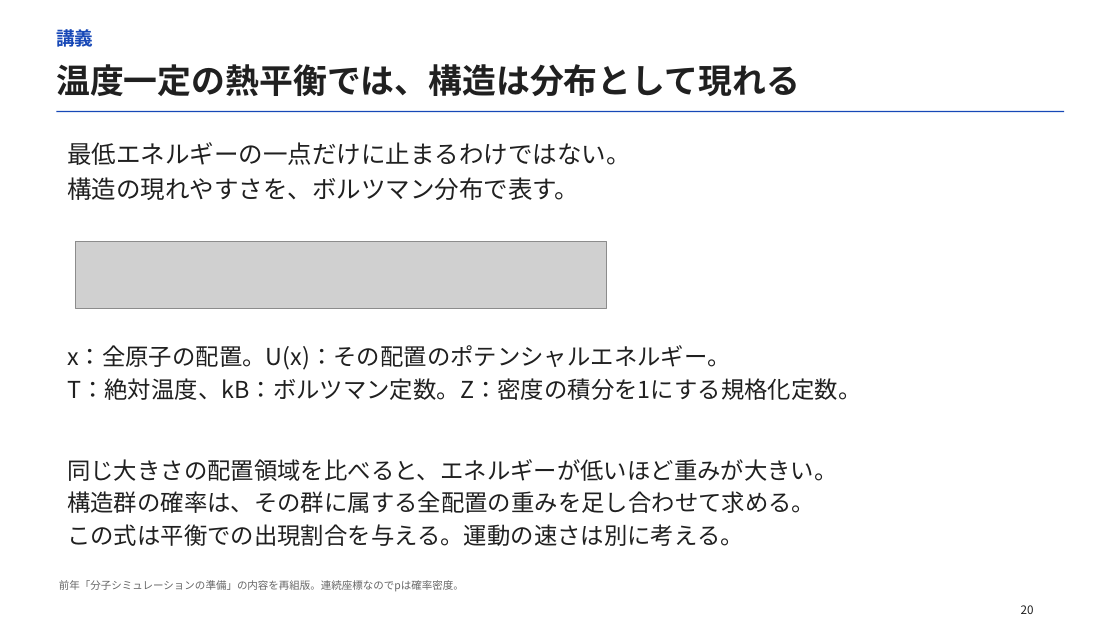
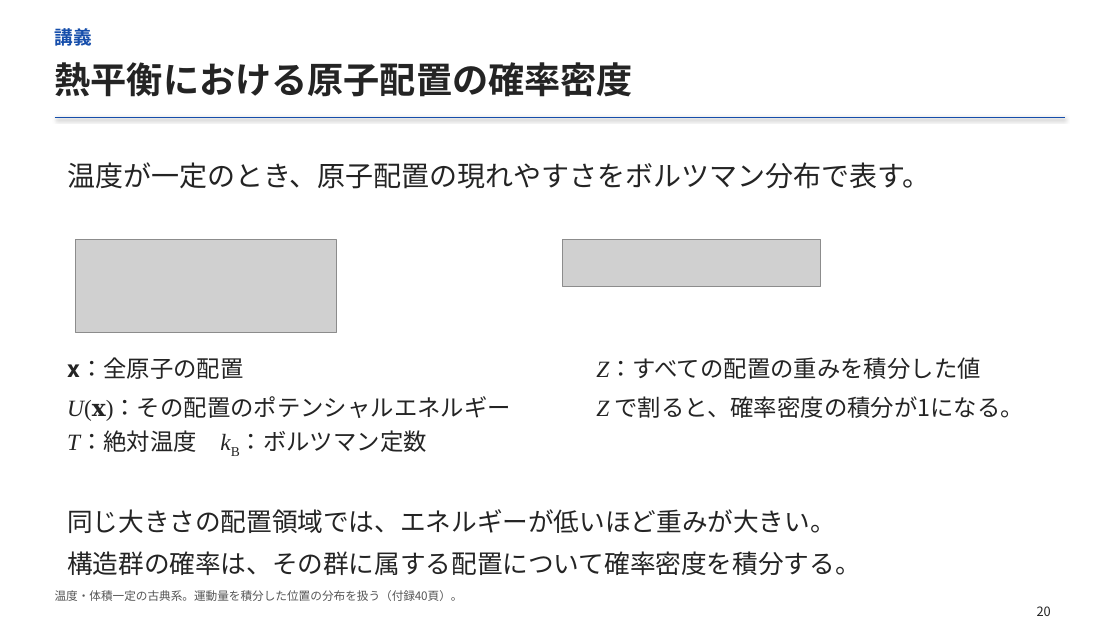
Before and after one commit to matsunagalab/lecture_bioinfo, a slide deck: slide 20 of 09_分子の相互作用と構造の安定性/09_分子の相互作用と構造の安定性.pptx. Drawn at 1120x630 pixels with LibreOffice and Linux fonts; fonts in the diff are those of the drawing; grey boxes stand for pictures. Boxes give left, top, right and bottom in pixels: in the first picture for what was removed or moved away, otherwise in the second. Text is boxed around its words. In the diff, an @@ line names an element or a change of style, - is before the commit and + after.

```diff
--- a/09_分子の相互作用と構造の安定性/09_分子の相互作用と構造の安定性.pptx
+++ b/09_分子の相互作用と構造の安定性/09_分子の相互作用と構造の安定性.pptx
@@ text "講義" at [55, 25, 92, 50]: text colour #1748B7 to #164EAB; line spacing 22.4pt to 23.2pt @@
@@ text at [55, 62, 633, 97]: text changed; size 29 to 31 pt; text colour #202020 to #242424 @@
-温度一定の熱平衡では、構造は分布として現れる
+熱平衡における原子配置の確率密度
@@ line added from (55, 118) to (1065, 118), #164EAB 1.5 pt @@
@@ rectangle removed at [56, 111, 1065, 112] @@
@@ text at [67, 162, 930, 189]: text changed; size 21 to 24 pt; text colour #202020 to #242424 @@
-最低エネルギーの一点だけに止まるわけではない。
-構造の現れやすさを、ボルツマン分布で表す。
+温度が一定のとき、原子配置の現れやすさをボルツマン分布で表す。
@@ picture added at [76, 239, 336, 333] @@
@@ picture added at [563, 239, 820, 287] @@
@@ picture removed at [76, 241, 607, 308] @@
@@ text at [67, 359, 511, 452]: text changed; text colour #202020 to #242424 @@
-x：全原子の配置。U(x)：その配置のポテンシャルエネルギー。
-T：絶対温度、kB：ボルツマン定数。Z：密度の積分を1にする規格化定数。
+𝐱：全原子の配置
+U(𝐱)：その配置のポテンシャルエネルギー
+T：絶対温度 kB：ボルツマン定数
@@ text added at [596, 359, 1024, 418], 20 pt, text #242424 @@
+Z：すべての配置の重みを積分した値
+Z で割ると、確率密度の積分が1になる。
@@ text at [67, 509, 861, 575]: text changed; size 20 to 22 pt; text colour #202020 to #242424 @@
-同じ大きさの配置領域を比べると、エネルギーが低いほど重みが大きい。
-構造群の確率は、その群に属する全配置の重みを足し合わせて求める。
-この式は平衡での出現割合を与える。運動の速さは別に考える。
+同じ大きさの配置領域では、エネルギーが低いほど重みが大きい。
+構造群の確率は、その群に属する配置について確率密度を積分する。
@@ text added at [55, 590, 463, 601], 10 pt, text #555555 @@
+温度・体積一定の古典系。運動量を積分した位置の分布を扱う（付録40頁）。
@@ text removed at [59, 580, 464, 592] @@
-前年「分子シミュレーションの準備」の内容を再組版。連続座標なのでpは確率密度。
@@ text "20" at [1037, 606, 1051, 616]: size 10 to 11 pt, text colour #202020 to #242424; alignment left to centre; line spacing 14pt to 15.9pt @@
```
Also in this commit, not shown: 52 other slides changed, 3 slides added, 1 slide removed, 3 other files.
